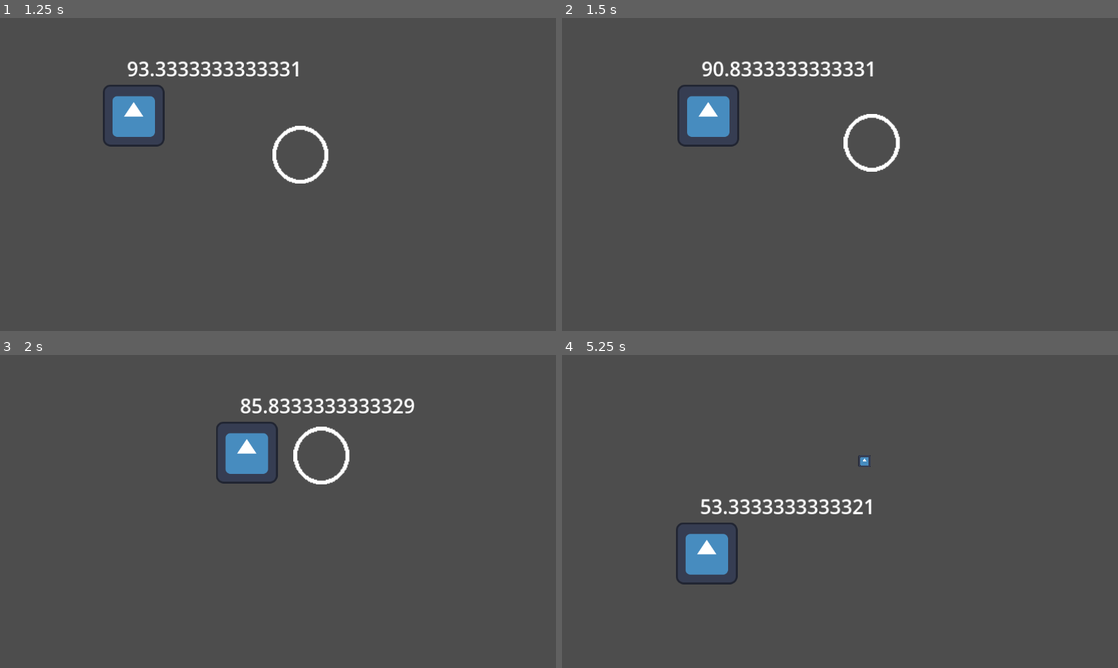
Above: before the commit, frames 1-4 (two rows, left to right).
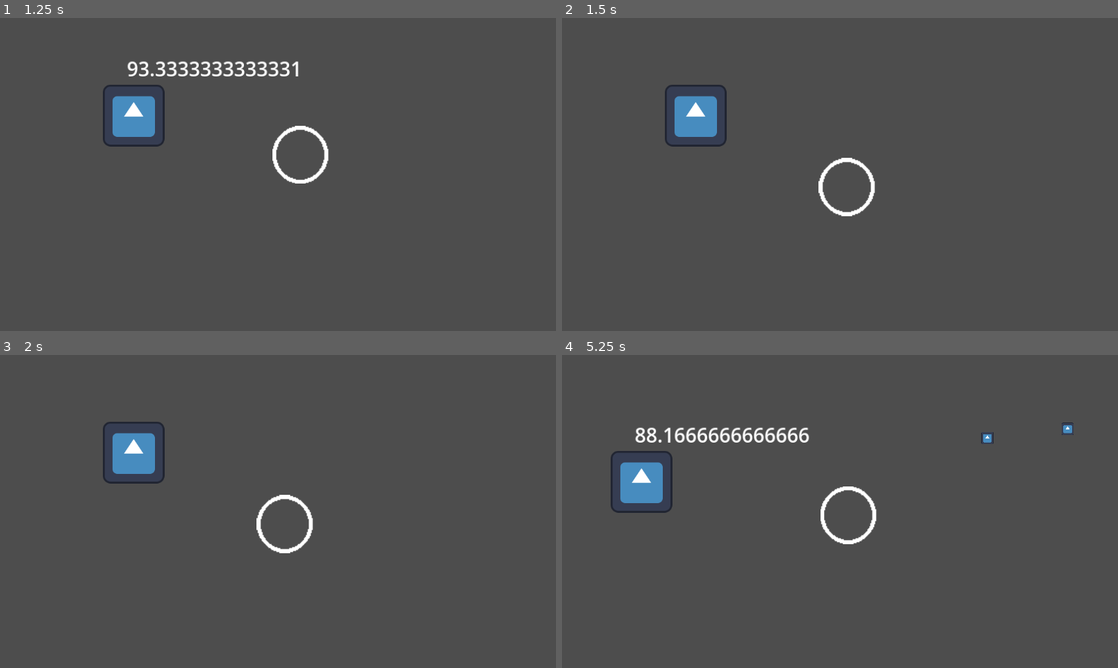
Above: after the commit, the same moments.

Repository: Ninesliced/globalgamejam2025
Game: Godot game, scene res://scenes/main.tscn
Two runs of this game, one before a commit and one after it. Both use one fixed random seed, a clock stepped at 60 frames per second and the inputs below. The engine's default icon, where the game draws it, is replaced by a stand-in: a white triangle on a blue panel in a dark square.
Inputs (mouse positions are in pixels of both pictures, inside the frame that each line leads up to):
- Up to frame 1 (1.25 s): click "PLAY" at 0.5 s
- Up to frame 2 (1.5 s): tap Enter (ui_accept) at 1.25 s; move the mouse to (962, 158) at 1.27 s; hold D (right) from 1.28 s (still down); hold R from 1.28 s (still down)
- Up to frame 3 (2 s): keep holding D (right); keep holding R; tap Enter (ui_accept) at 1.52 s
- Up to frame 4 (5.25 s): move the mouse to (728, 527) at 2.02 s; release R at 2.03 s; right-click (728, 527) at 2.1 s; tap Enter (ui_accept) at 2.27, 3.77, 4.52 s; tap R at 2.3, 3.05, 3.6 s; move the mouse to (895, 442) at 2.77 s; release D (right) at 2.78 s; press the mouse at (895, 442) at 2.78 s; hold A (left) 2.78-3.53 s; move the mouse to (812, 574) at 3.52 s; release the mouse at (812, 574) at 3.53 s; hold D (right) 3.53-5.03 s; move the mouse to (1006, 558) at 4.27 s; hold R 4.28-5.03 s; move the mouse to (673, 464) at 5.02 s; hold A (left) from 5.03 s (still down); right-click (673, 464) at 5.1 s

Frame 1 is identical in both runs. In frame 2, 2.6% of the frame differs, in the area x 18-61%, y 13-64%; in frame 3, 4.2%; in frame 4, 4.7%, in the area x 8-92%, y 21-74%.

Commit message:
add reload debug

Diff:
--- a/global/global.gd
+++ b/global/global.gd
@@ -16,3 +16,8 @@
 
 	menu_manager = menu_manager_file.instantiate()
 	add_child(menu_manager)
+
+
+func _process(delta):
+	if Input.is_key_pressed(KEY_R):
+		get_tree().reload_current_scene()
